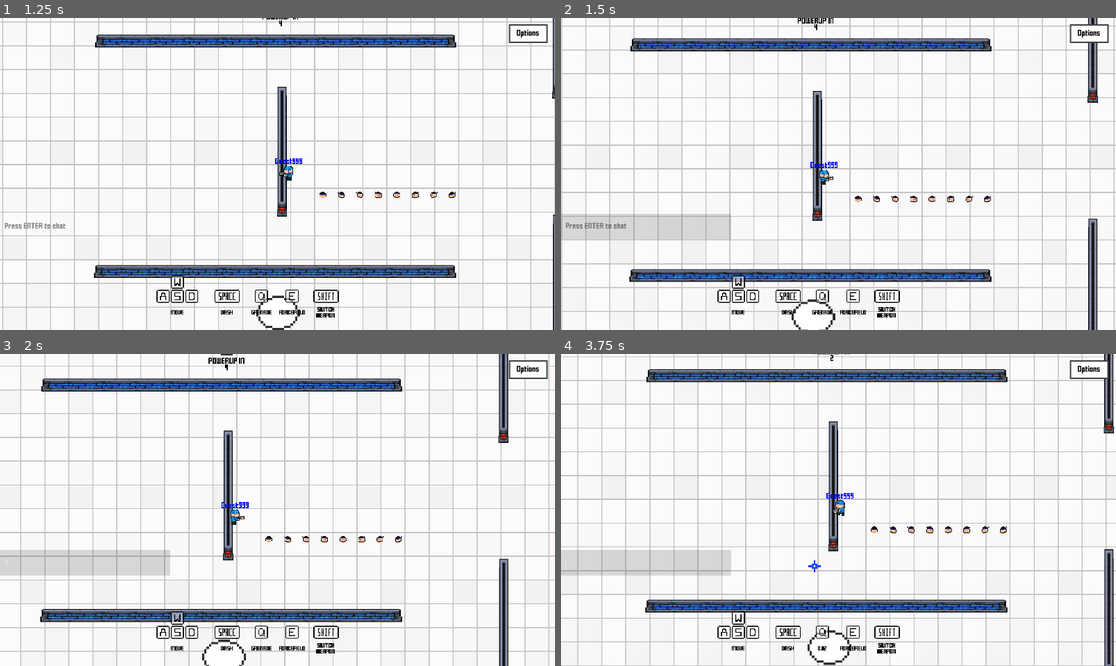
Above: before the commit, frames 1-4 (two rows, left to right).
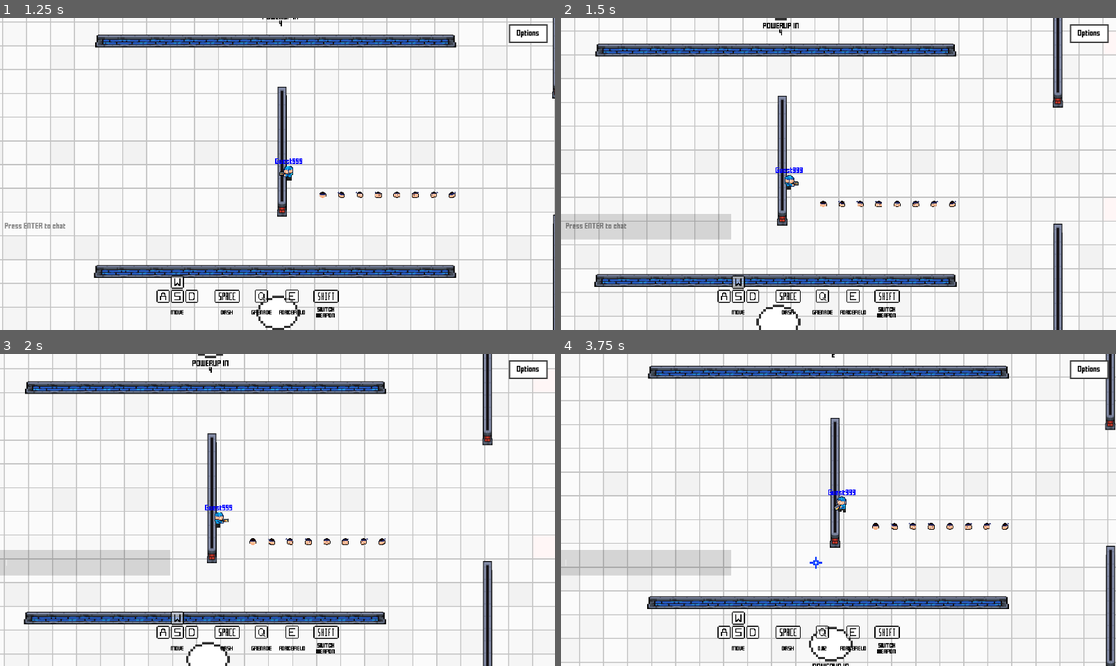
Above: after the commit, the same moments.

Repository: MarshallJDem/SuperCTF
Game: Godot game, scene res://GameContent/Main.tscn
Same seed, same stepped clock (60 frames per second), same inputs: the game is played once before the commit and once after it. This scene is started directly instead of the project's main scene. Sound files missing from this copy of the repository are replaced by a short silence.
Inputs (mouse positions are in pixels of both pictures, inside the frame that each line leads up to):
- Up to frame 1 (1.25 s): click (83, 227) at 0.52 s; type "12" at 0.6 s
- Up to frame 2 (1.5 s): tap Enter at 1.25 s; move the mouse to (960, 158) at 1.27 s; hold Right from 1.28 s (still down); hold Shift from 1.28 s (still down)
- Up to frame 3 (2 s): keep holding Right; keep holding Shift; tap Space at 1.52 s
- Up to frame 4 (3.75 s): move the mouse to (727, 525) at 2.02 s; release Right at 2.03 s; release Shift at 2.03 s; hold Down 2.03-2.78 s; click (727, 525) at 2.1 s; tap Space at 2.27 s; tap Shift at 2.3, 3.05, 3.6 s; move the mouse to (894, 441) at 2.77 s; hold Right 2.78-3.53 s; hold Right mouse button (clickR) 2.78-3.53 s; move the mouse to (810, 572) at 3.52 s; hold Up from 3.53 s (still down)

Frame 1 is identical in both runs. In frame 2, 27% of the frame differs, in the area x 0-100%, y 0-100%; in frame 3, 25%; in frame 4, 24%.

Commit message:
Sped up camera throw

Diff:
--- a/GameContent/Center_Pivot.gd
+++ b/GameContent/Center_Pivot.gd
@@ -28,7 +28,7 @@
 	var modifier = 0.03;
 	$'..'.camera_ref.smoothing_speed = 10;
 	if Input.is_key_pressed(KEY_SHIFT):
-		$'..'.camera_ref.smoothing_speed = 1;
+		$'..'.camera_ref.smoothing_speed = 5;
 		modifier *= 8;
 	$'..'.camera_ref.position.x = distance * modifier;
 
